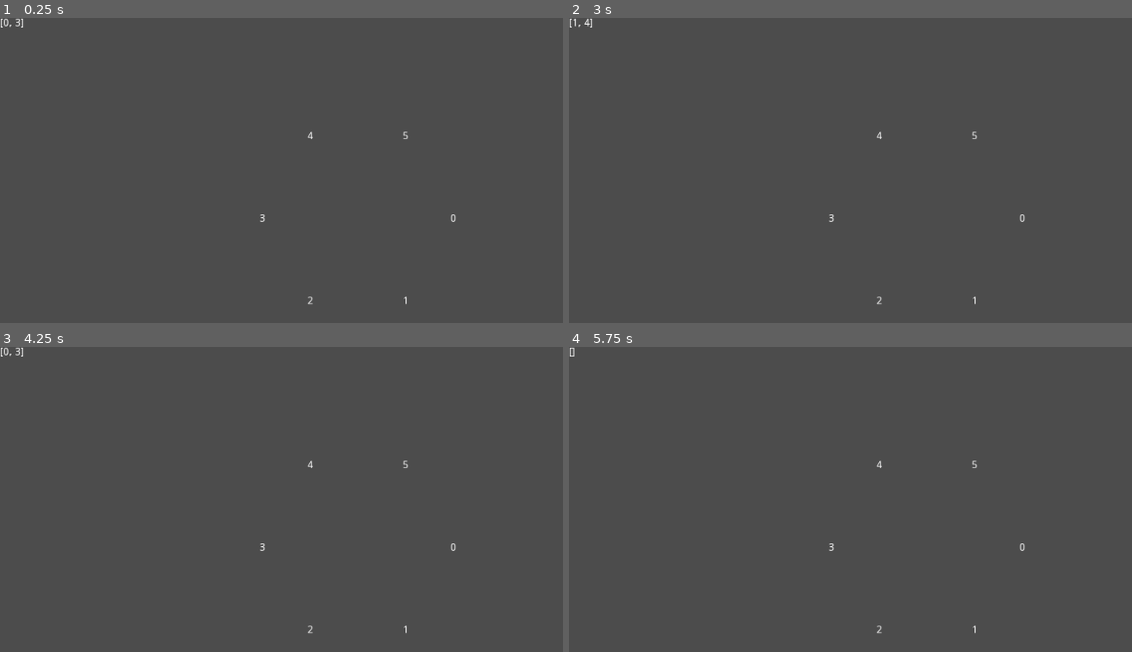
Above: before the commit, frames 1-4 (two rows, left to right).
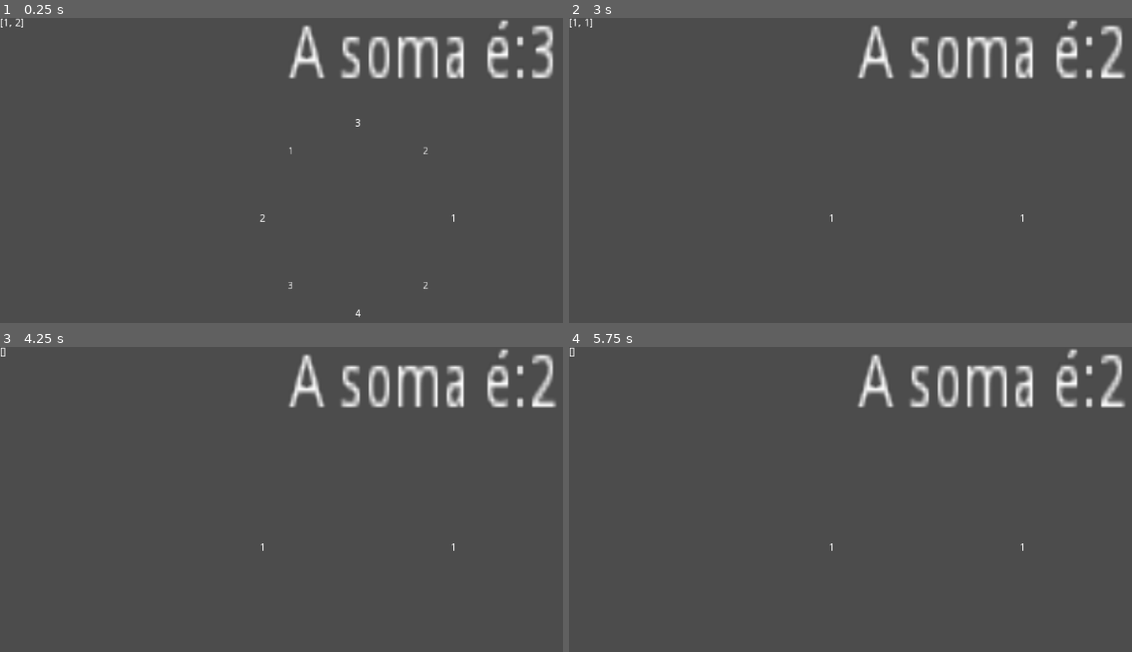
Above: after the commit, the same moments.

Repository: luisfpatrocinio/SquareSum
Game: Godot game, scene res://Level.tscn
The game is run twice, just before and just after one commit, with the same random seed, the same clock (stepped at 60 frames per second) and the same inputs.
Inputs:
- Up to frame 1 (0.25 s): no input
- Up to frame 2 (3 s): tap Enter at 0.5, 2 s; hold Right (ui_right) 0.53-1.28 s; tap Space at 1.25, 2.75 s; hold Left (ui_left) 1.28-2.03 s; hold Right (ui_right) 2.03-2.78 s; hold Up (ui_up) from 2.78 s (still down)
- Up to frame 3 (4.25 s): tap Enter at 3.5 s; release Up (ui_up) at 3.53 s; hold Left (ui_left) from 3.53 s (still down)
- Up to frame 4 (5.75 s): keep holding Left (ui_left); tap Space at 4.25 s

The runs differ from the first frame. In frame 1, 3.3% of the frame differs, in the area x 0-99%, y 0-99%; in frame 2, 3.2%; in frame 3, 3.2%; in frame 4, 3.2%.

Commit message:
Finished logicGame mechanics

Diff:
--- a/Level.tscn
+++ b/Level.tscn
@@ -26,3 +26,11 @@
 margin_right = 40.0
 margin_bottom = 14.0
 text = "Teste:"
+
+[node name="Label2" type="Label" parent="Controller"]
+margin_left = 389.0
+margin_top = 2.0
+margin_right = 429.0
+margin_bottom = 16.0
+rect_scale = Vector2( 4.97895, 7.29509 )
+text = "Teste:"
--- a/Number.gd
+++ b/Number.gd
@@ -2,7 +2,7 @@
 
 var radius = 128
 onready var my_index = 0
-var my_number = randi() % 5 + 1;
+var my_number = 0
 
 onready var controller = get_parent()
 
@@ -12,7 +12,7 @@
 
 func _process(delta):
 	$Label.text = str(my_number);
-	var _n = len(controller.numbersArray) + 1
+	var _n = len(controller.numbersArray)
 	var angle = deg2rad(360 / _n * my_index)
 	var posx = 480 + cos(angle) * radius
 	var posy = 270 + sin(angle) * radius
--- a/Roulette.gd
+++ b/Roulette.gd
@@ -3,14 +3,18 @@
 onready var NumberScene = preload("res://Number.tscn")
 onready var line = get_node("Area2D");
 onready var debugLabel = get_node("Label")
-onready var numbersArray =  get_tree().get_nodes_in_group("numbers")
+var numbersArray = []
+var desired_number = 0
 
 
 
 func _ready() -> void:
+	randomize()
 	print("Spawna")
-	for i in range(2 * (randi() % 5)):
-		spawn_number(i)
+	for i in range(2 + 2 * (randi() % 5)):
+		spawn_number(1 + randi() % 4)
+	desired_number = generate_desired_number()
+
 
 func _process(delta: float) -> void:
 	var xAxis = Input.get_axis("ui_left", "ui_right");
@@ -21,19 +25,36 @@
 	line.rotation_degrees = round(line.rotation_degrees)
 	debugLabel.text = str(line.rotation_degrees);
 
+	$Label2.text = "A soma é:" + str(desired_number)
+
+	if Input.is_action_just_pressed("ui_up"):
+		get_tree().reload_current_scene()
+
 
 
 func spawn_number(x):
 	numbersArray =  get_tree().get_nodes_in_group("numbers")
 	var number = NumberScene.instance()
 	add_child(number)
-	print(str(number.my_number))
 	number.my_number = x
 	number.global_position = Vector2(
 		randi() % 50,
 		randi() % 30
 	)
+	print("Spawnando numero: " + str(number.my_number))
 	number.my_index = len(numbersArray)
-	print(numbersArray)
 	number.add_to_group("numbers")
-	print(number.global_position)
+
+
+func generate_desired_number():
+	numbersArray =  get_tree().get_nodes_in_group("numbers")
+	var _n = len(numbersArray)
+	print("Tamanho do numbersArray: " + str(_n))
+	var randindex = randi() % (_n / 2)
+	var number1 = numbersArray[randindex]
+	var randindex2 = randindex + _n / 2
+	var number2 = numbersArray[randindex2]
+	print("Numeros escolhidos: ")
+	print(str(number1.my_index) + " ::: " + str(number1.my_number))
+	print(str(number2.my_index) + " ::: " + str(number2.my_number))
+	return number1.my_number + number2.my_number
